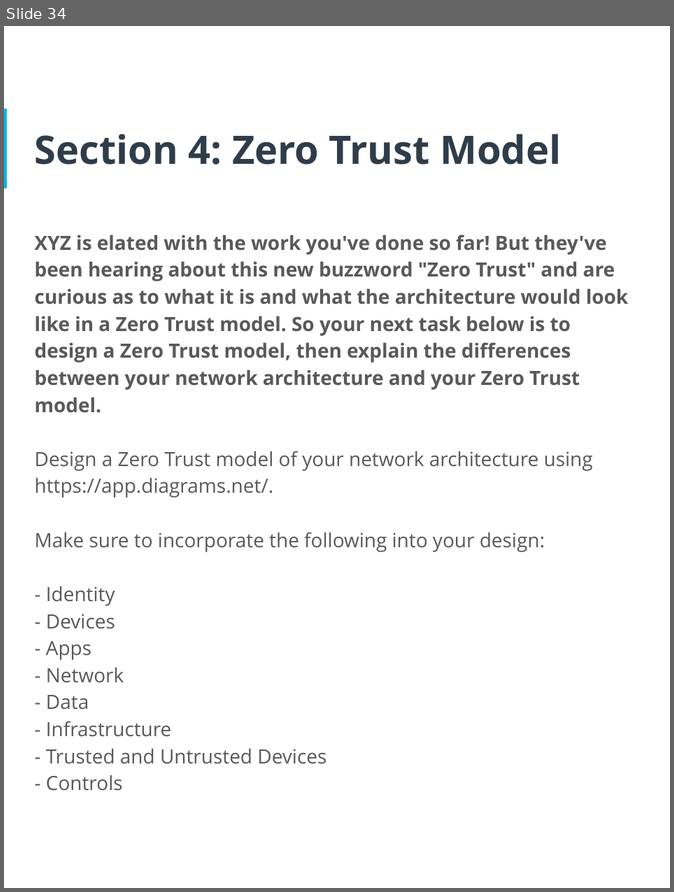
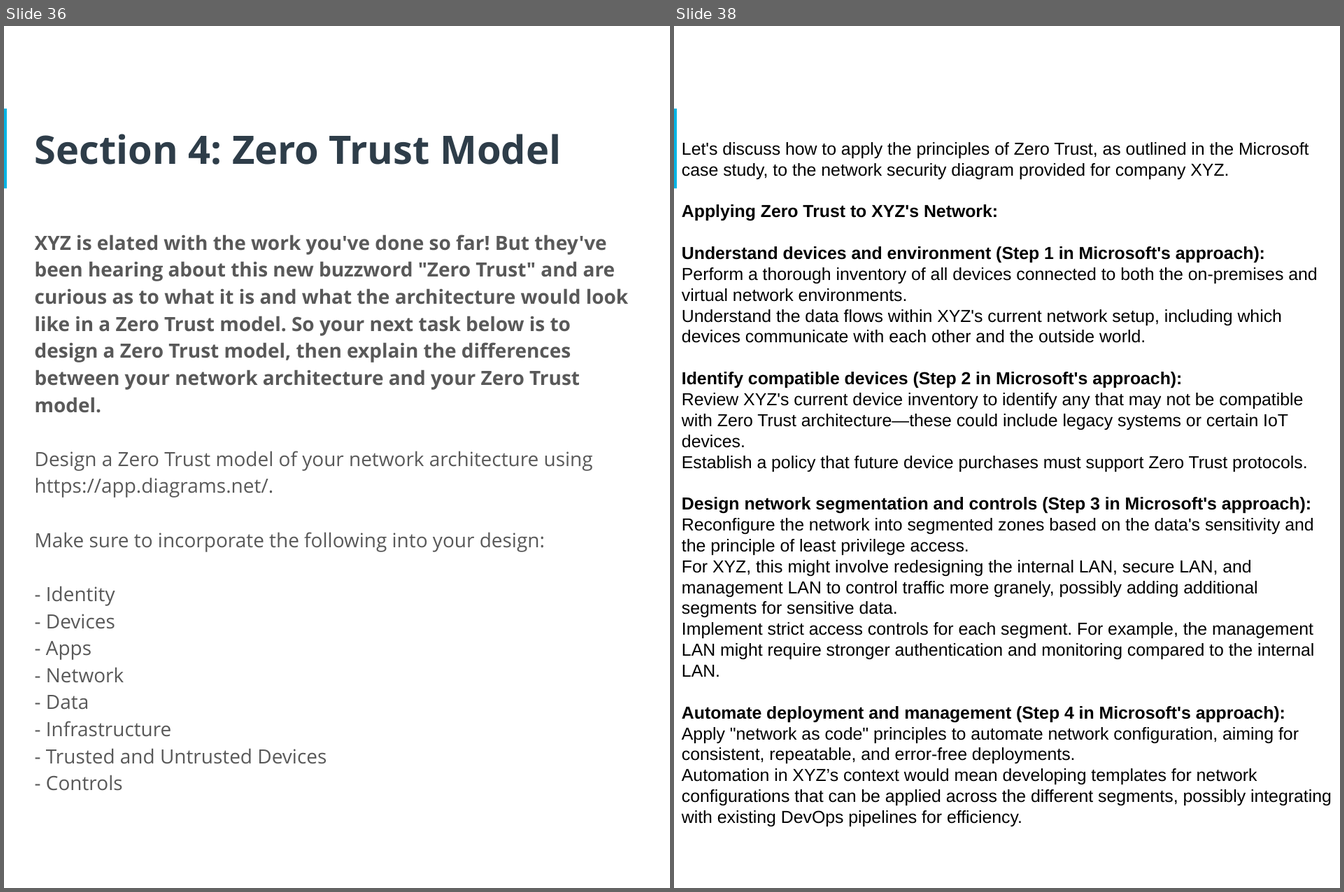
Before and after one commit to osman-software-engineer/enterprise-perimeter-and-network-security, a slide deck: phase-1/CyberSecurity Implementation Plan.pptx. Shown side by side, each under a label of ours: slide 34 before the commit, slides 36 and 38 after it; the slides between them are not shown. The pictures are 674x892 and 1344x892 pixels, drawn with LibreOffice and Linux fonts; fonts in the diff are those of the drawing. Boxes give left, top, right and bottom in pixels: in the first picture for what was removed or moved away, otherwise in the second. Text is boxed around its words. In the diff, an @@ line names an element or a change of style, - is before the commit and + after.

Commit message:
Feature: Completed project and submitted for review

```diff
--- a/phase-1/CyberSecurity Implementation Plan.pptx
+++ b/phase-1/CyberSecurity Implementation Plan.pptx
@@ slide 38 added at (x1=674, y1=26, x2=1340, y2=888), background #FFFFFF; not listed: 1 template element that a slide beside it also shows @@
@@ text added at (x1=682, y1=142, x2=1332, y2=827), 16 pt, text #000000 @@
+Let's discuss how to apply the principles of Zero Trust, as outlined in the Microsoft case study, to the network security diagram provided for company XYZ.
+Applying Zero Trust to XYZ's Network:
+Understand devices and environment (Step 1 in Microsoft's approach):
+Perform a thorough inventory of all devices connected to both the on-premises and virtual network environments.
+Understand the data flows within XYZ's current network setup, including which devices communicate with each other and the outside world.
+Identify compatible devices (Step 2 in Microsoft's approach):
+Review XYZ's current device inventory to identify any that may not be compatible with Zero Trust architecture—these could include legacy systems or certain IoT devices.
+Establish a policy that future device purchases must support Zero Trust protocols.
+Design network segmentation and controls (Step 3 in Microsoft's approach):
+Reconfigure the network into segmented zones based on the data's sensitivity and the principle of least privilege access.
+For XYZ, this might involve redesigning the internal LAN, secure LAN, and management LAN to control traffic more granely, possibly adding additional segments for sensitive data.
+Implement strict access controls for each segment. For example, the management LAN might require stronger authentication and monitoring compared to the internal LAN.
+Automate deployment and management (Step 4 in Microsoft's approach):
+Apply "network as code" principles to automate network configuration, aiming for consistent, repeatable, and error-free deployments.
+Automation in XYZ’s context would mean developing templates for network configurations that can be applied across the different segments, possibly integrating with existing DevOps pipelines for efficiency.
@@ what was slide 34 is now slide 36 @@
```
Also in this commit, not shown: 15 slides changed, 5 other slides added.
